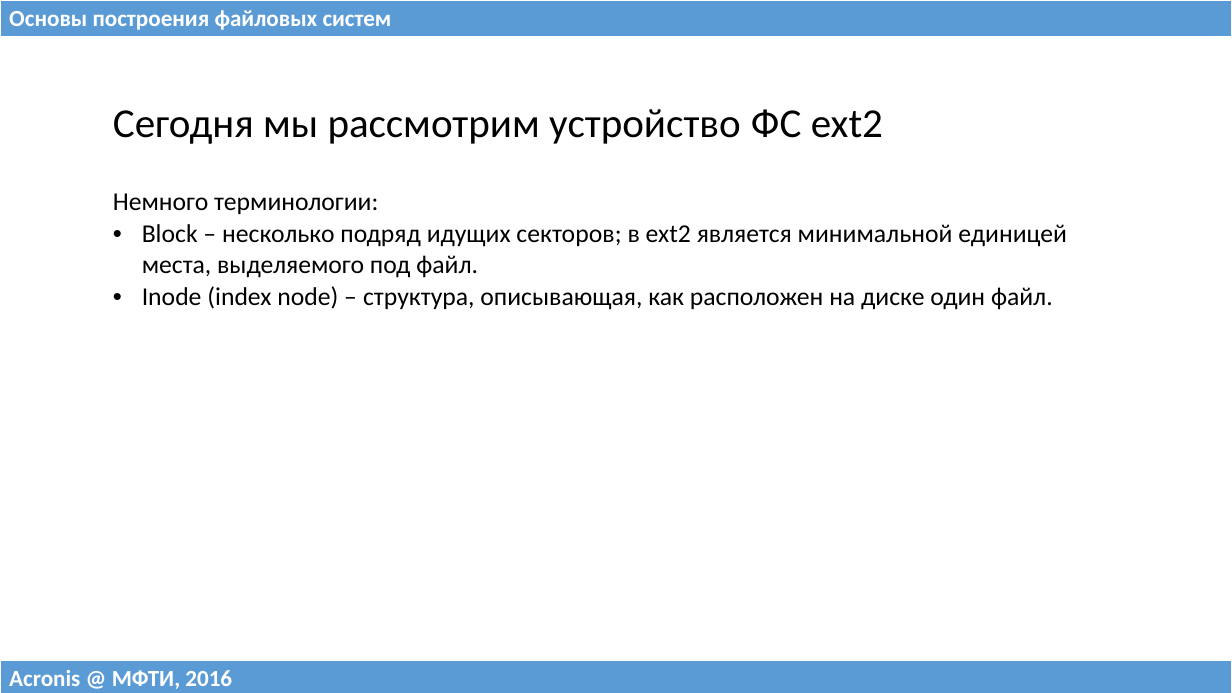
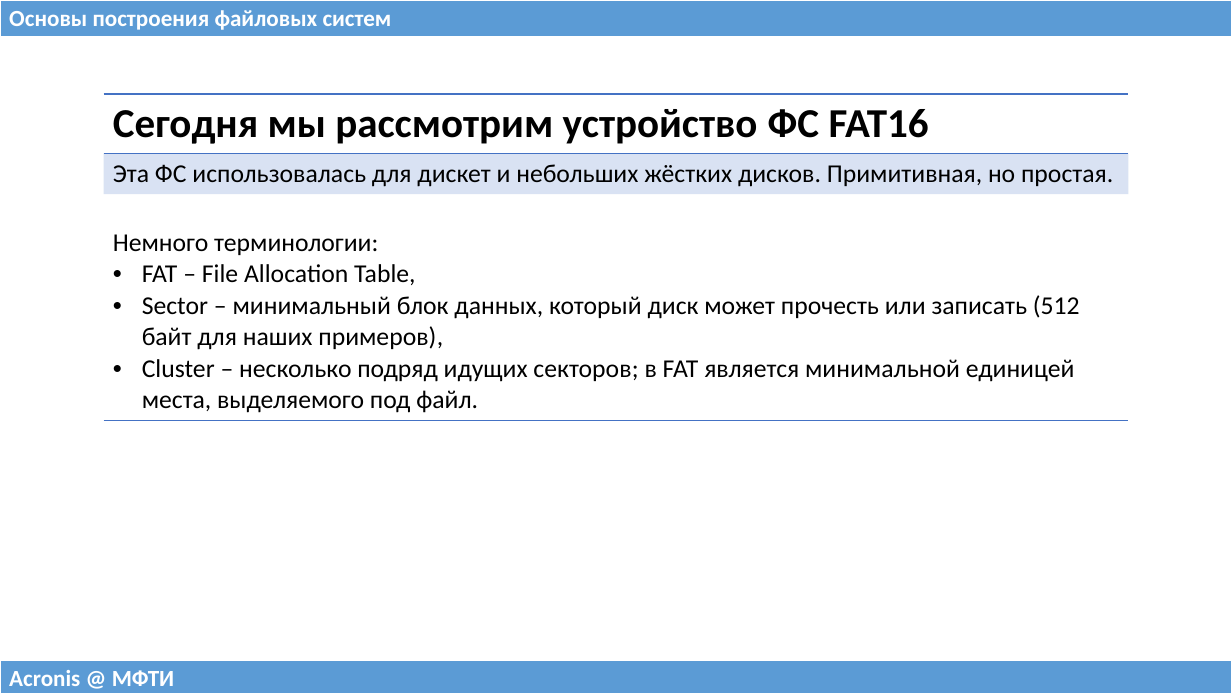
Before and after one commit to 75cc8545e7b021ed280ed0ef99fc7fc4/filesystems-101, a slide deck: slide 2 of talks/src/class03.pptx. Drawn at 1232x693 pixels with LibreOffice and Linux fonts; fonts in the diff are those of the drawing. Boxes give left, top, right and bottom in pixels: in the first picture for what was removed or moved away, otherwise in the second. Text is boxed around its words. In the diff, an @@ line names an element or a change of style, - is before the commit and + after.

```diff
--- a/talks/src/class03.pptx
+++ b/talks/src/class03.pptx
@@ table at <box>104,94,1128,417</box> @@
-row 1: Сегодня мы рассмотрим устройство ФС ext2
-row 2: Немного терминологии: / Block – несколько подряд идущих секторов; в ext2 является минимальной единицей места, выделяемого под файл. / Inode (index node) – структура, описывающая, как расположен на диске один файл.
+row 1: Сегодня мы рассмотрим устройство ФС FAT16
+row 2: Эта ФС использовалась для дискет и небольших жёстких дисков. Примитивная, но простая.
+row 3: Немного терминологии: / FAT – File Allocation Table, / Sector – минимальный блок данных, который диск может прочесть или записать (512 байт для наших примеров), / Cluster – несколько подряд идущих секторов; в FAT является минимальной единицей места, выделяемого под файл.
@@ table at <box>0,660,1232,693</box> @@
-row 1, column 1: Acronis @ МФТИ, 2016
+row 1, column 1: Acronis @ МФТИ
```
Also in this commit, not shown: 3 other slides changed, 29 slides added, 24 slides removed, 3 other files.
